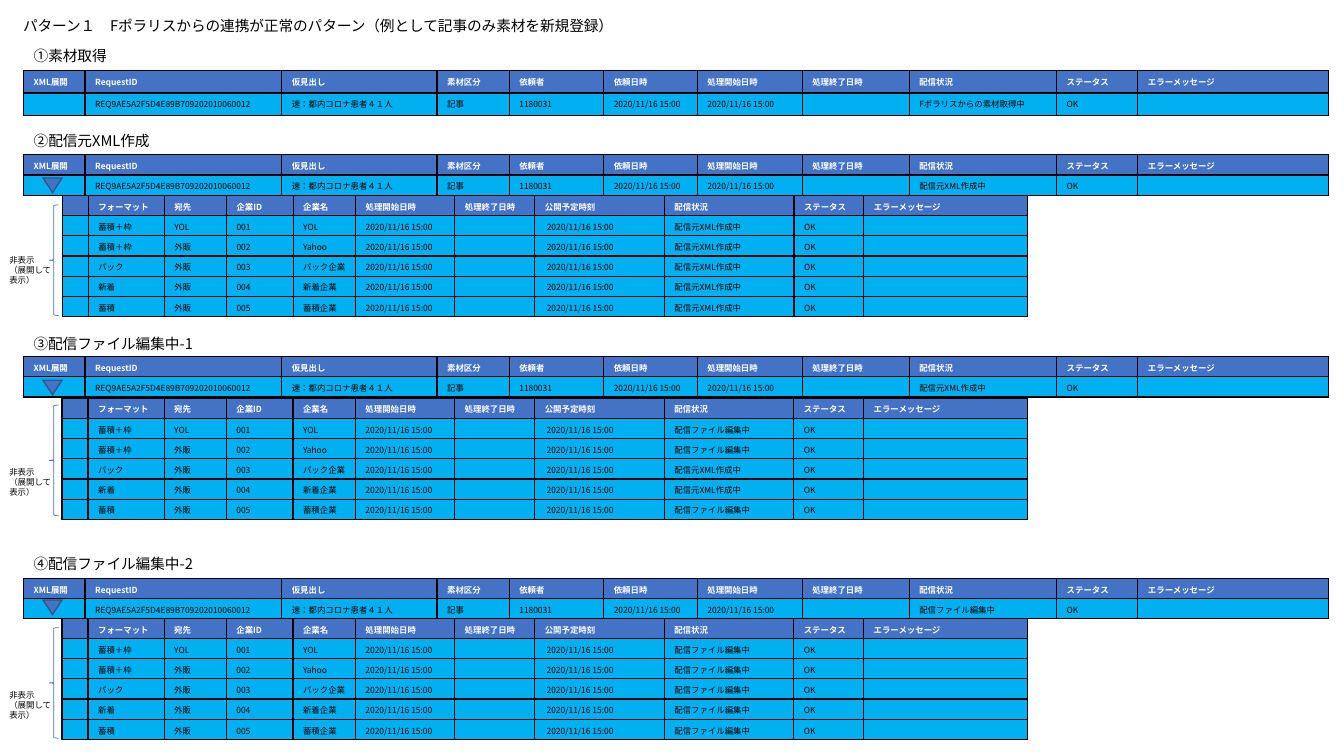
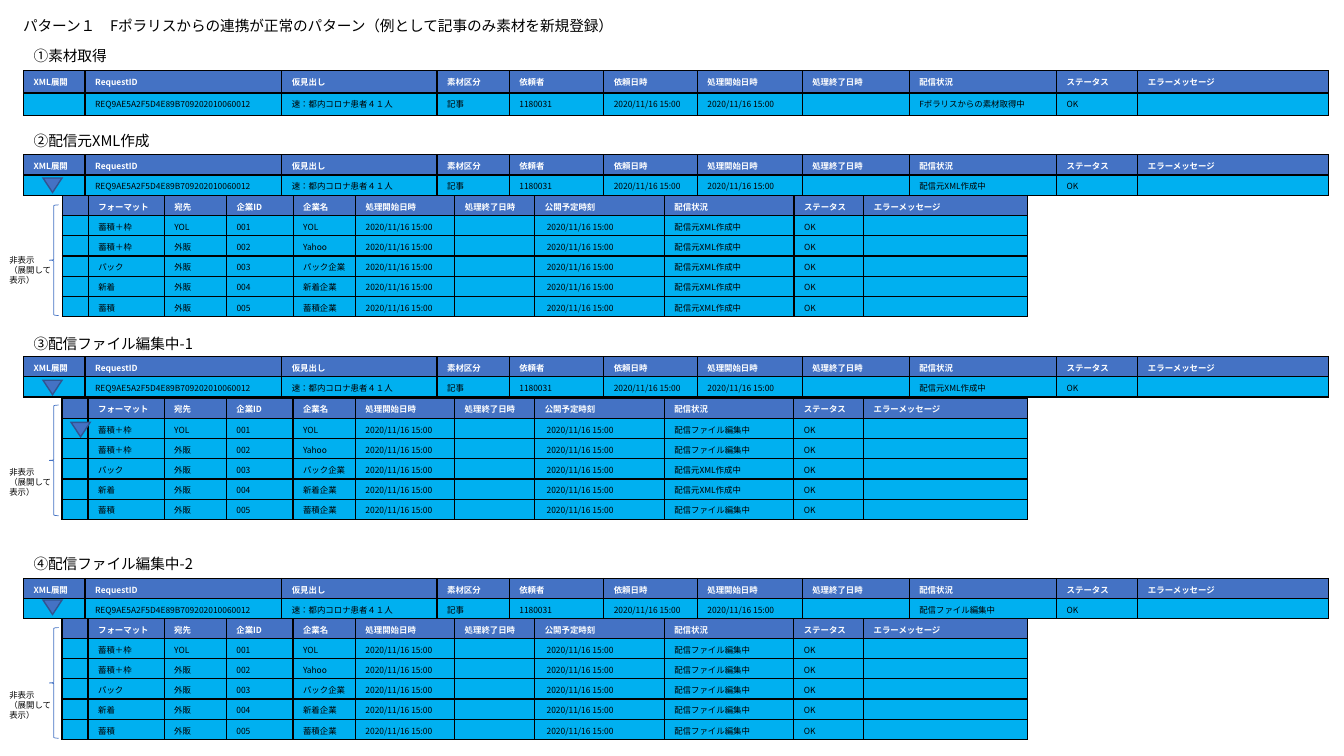
Before and after one commit to TKBTK48/JBSTexrBook, a slide deck: slide 1 of （たたき台）履歴の検討.pptx. Drawn at 1344x756 pixels with LibreOffice and Linux fonts; fonts in the diff are those of the drawing. Boxes give left, top, right and bottom in pixels: in the first picture for what was removed or moved away, otherwise in the second. Text is boxed around its words. In the diff, an @@ line names an element or a change of style, - is before the commit and + after.

```diff
--- a/（たたき台）履歴の検討.pptx
+++ b/（たたき台）履歴の検討.pptx
@@ triangle added at [72, 422, 91, 437], fill #4472C4, outline #325491 1 pt @@
```
Also in this commit, not shown: 2 other slides changed, 1 other file.
